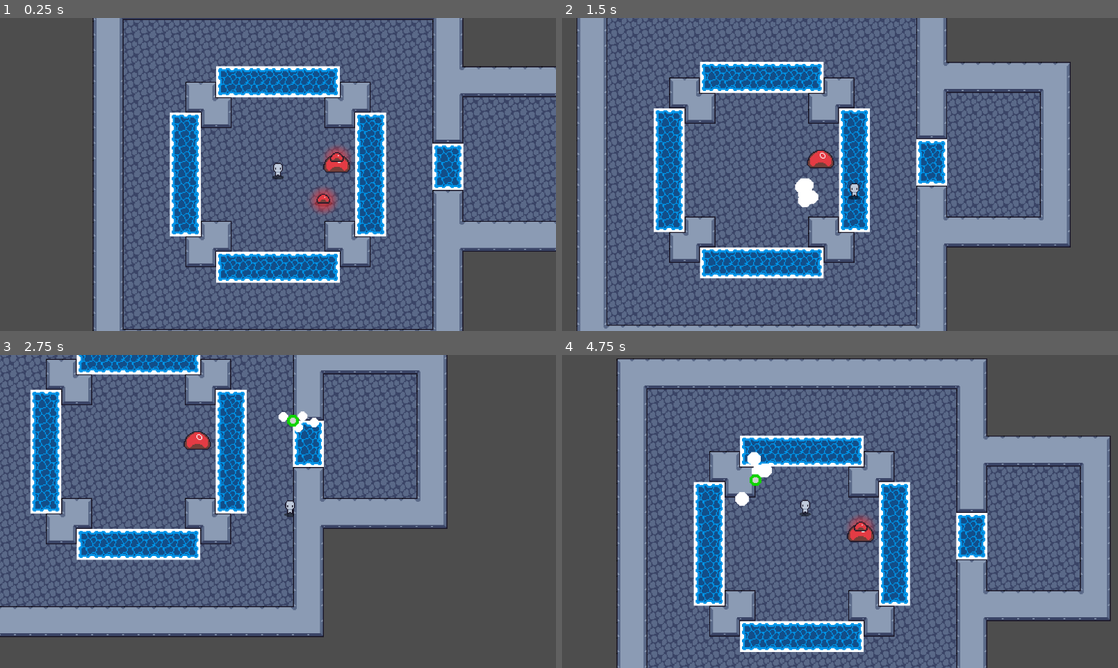
Above: before the commit, frames 1-4 (two rows, left to right).
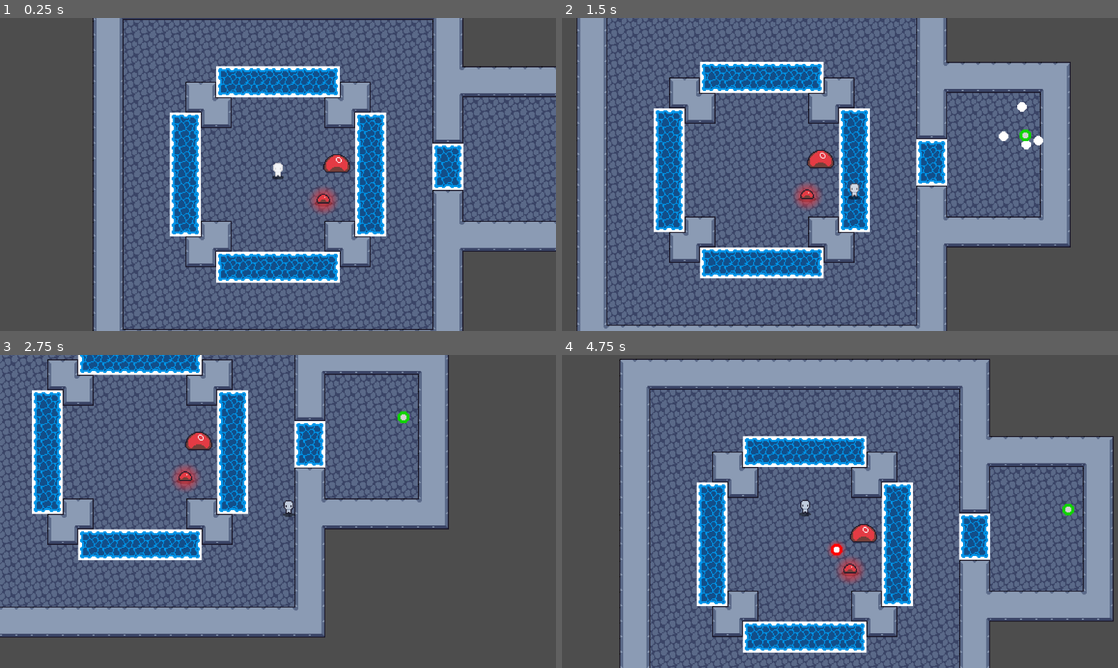
Above: after the commit, the same moments.

Repository: Atlinx/sgj-f2023
Game: Godot game, scene res://scenes/main.tscn
Same seed, same stepped clock (60 frames per second), same inputs: the game is played once before the commit and once after it.
Inputs (mouse positions are in pixels of both pictures, inside the frame that each line leads up to):
- Up to frame 1 (0.25 s): no input
- Up to frame 2 (1.5 s): tap Enter at 0.5 s; move the mouse to (962, 158) at 0.52 s; hold D (p1_right) 0.53-1.28 s; tap Space (p1_fire) at 0.6, 1.35 s; move the mouse to (728, 190) at 1.27 s; hold S (p1_down) from 1.28 s (still down)
- Up to frame 3 (2.75 s): move the mouse to (333, 442) at 2.02 s; release S (p1_down) at 2.03 s; hold D (p1_right) from 2.03 s (still down); tap Space (p1_fire) at 2.1 s
- Up to frame 4 (4.75 s): move the mouse to (812, 574) at 2.77 s; release D (p1_right) at 2.78 s; hold W (p1_up) 2.78-3.53 s; tap Space (p1_fire) at 2.85, 3.6, 4.35 s; move the mouse to (1006, 558) at 3.52 s; hold A (p1_left) from 3.53 s (still down); move the mouse to (673, 464) at 4.27 s

The runs differ from the first frame. In frame 1, 0.2% of the frame differs, in the area x 49-63%, y 40-51%; in frame 2, 0.6%; in frame 3, 20%; in frame 4, 33%, in the area x 9-100%, y 1-100%.

Commit message:
enemy bullet and sound

Diff:
--- /dev/null
+++ b/scenes/enemy_bullet.tscn
@@ -0,0 +1,15 @@
+[gd_scene load_steps=4 format=3 uid="uid://btp7yvej8wme4"]
+
+[ext_resource type="PackedScene" uid="uid://cmfu0ybbkg7tn" path="res://scenes/bullet.tscn" id="1_80urs"]
+[ext_resource type="Shader" path="res://materials/shaders/bullet.gdshader" id="2_f736a"]
+
+[sub_resource type="ShaderMaterial" id="ShaderMaterial_8mido"]
+resource_local_to_scene = true
+shader = ExtResource("2_f736a")
+shader_parameter/bullet_color = Color(1, 0, 0, 1)
+
+[node name="Bullet" instance=ExtResource("1_80urs")]
+team = 1
+
+[node name="Sprite2D" parent="." index="0"]
+material = SubResource("ShaderMaterial_8mido")
--- a/scenes/main.tscn
+++ b/scenes/main.tscn
@@ -7,6 +7,7 @@
 [ext_resource type="TileSet" uid="uid://da4oraw1aomg7" path="res://sprites/tiles.tres" id="4_n3wi7"]
 [ext_resource type="Texture2D" uid="uid://b1coun74gy26l" path="res://sprites/giant_slime.png" id="5_6ugq8"]
 [ext_resource type="Script" path="res://scripts/enemy_spawner.gd" id="6_t8xrf"]
+[ext_resource type="AudioStream" uid="uid://dy58atrg72ubh" path="res://scenes/Background Music 2.mp3" id="8_jpg50"]
 
 [node name="Main" type="Node"]
 
@@ -32,13 +33,18 @@
 [node name="Slime" parent="World/Level" instance=ExtResource("3_ojb2m")]
 position = Vector2(47, 27)
 
-[node name="Sprite2D" type="Sprite2D" parent="World/Level"]
+[node name="Sprite2D" type="Sprite2D" parent="World/Level" node_paths=PackedStringArray("tile_map")]
 position = Vector2(61, -16)
 texture = ExtResource("5_6ugq8")
 script = ExtResource("6_t8xrf")
 enemy_prefabs = Array[PackedScene]([ExtResource("3_ojb2m")])
 enemy_amount = Vector2i(1, 1)
 spawn_interval = Vector2i(3, 3)
+tile_map = NodePath("..")
 
 [node name="GameManager" type="Node" parent="."]
 script = ExtResource("4_0g5c8")
+
+[node name="AudioStreamPlayer" type="AudioStreamPlayer" parent="."]
+stream = ExtResource("8_jpg50")
+autoplay = true
--- a/scenes/player.tscn
+++ b/scenes/player.tscn
@@ -12,6 +12,7 @@
 [ext_resource type="Texture2D" uid="uid://chb2gw0u5bwmx" path="res://sprites/shadow.png" id="8_ab6rs"]
 [ext_resource type="Script" path="res://scripts/hitbox.gd" id="8_hbfkr"]
 [ext_resource type="Script" path="res://scenes/hit_fx.gd" id="12_tdb30"]
+[ext_resource type="AudioStream" uid="uid://yvuw5bxumh15" path="res://scenes/37161__volivieri__soccer-stomp-edited.wav" id="13_naion"]
 
 [sub_resource type="ShaderMaterial" id="ShaderMaterial_jki3l"]
 shader = ExtResource("1_rgjpx")
@@ -20,7 +21,7 @@
 
 [sub_resource type="CapsuleShape2D" id="CapsuleShape2D_0rqyo"]
 radius = 2.0
-height = 6.0
+height = 12.0
 
 [sub_resource type="CircleShape2D" id="CircleShape2D_euncd"]
 radius = 16.0
@@ -32,10 +33,11 @@
 _data = [Vector2(0, 1), 0.0, 0.0, 0, 0, Vector2(1, 0), -2.40338, 0.0, 0, 0]
 point_count = 2
 
-[node name="Player" type="CharacterBody2D"]
+[node name="Player" type="CharacterBody2D" node_paths=PackedStringArray("fire_sound")]
 collision_layer = 32
 collision_mask = 16
 script = ExtResource("1_co7fm")
+fire_sound = NodePath("AudioStreamPlayer")
 bullet_prefab = ExtResource("2_age5k")
 speed = 128.0
 
@@ -98,4 +100,7 @@
 flash_curve = SubResource("Curve_k2jw1")
 flash_duration = 0.5
 
+[node name="AudioStreamPlayer" type="AudioStreamPlayer" parent="."]
+stream = ExtResource("13_naion")
+
 [connection signal="death" from="Health" to="DeathFx" method="on_death"]
--- a/scenes/slime.tscn
+++ b/scenes/slime.tscn
@@ -8,6 +8,7 @@
 [ext_resource type="Script" path="res://scripts/ai_movement.gd" id="5_mdci3"]
 [ext_resource type="Texture2D" uid="uid://chb2gw0u5bwmx" path="res://sprites/shadow.png" id="6_dd0s1"]
 [ext_resource type="Texture2D" uid="uid://ddkd5dp5f6mrs" path="res://sprites/glow.png" id="7_5qlwr"]
+[ext_resource type="PackedScene" uid="uid://btp7yvej8wme4" path="res://scenes/enemy_bullet.tscn" id="7_aljrs"]
 [ext_resource type="Script" path="res://scripts/damage_box.gd" id="8_rc48p"]
 
 [sub_resource type="CircleShape2D" id="CircleShape2D_h8j63"]
@@ -65,6 +66,7 @@
 entity_body = NodePath("..")
 detection_area = NodePath("../DetectionArea2D")
 navigation_agent = NodePath("../NavigationAgent2D")
+bullet_prefab = ExtResource("7_aljrs")
 
 [node name="Shadow" type="Sprite2D" parent="."]
 self_modulate = Color(0, 0, 0, 0.494118)
--- a/scripts/ai_movement.gd
+++ b/scripts/ai_movement.gd
@@ -5,6 +5,9 @@
 @export var navigation_agent: NavigationAgent2D
 @export var speed: float = 64
 @export var update_position_interval: float = 1
+@export var bullet_prefab: PackedScene
+@export var fire_interval = 1
+var _fire_timer: float = 0
 
 var _update_position_timer: float = 0
 var _player: Node2D
@@ -31,6 +34,14 @@
 		if _update_position_timer > update_position_interval:
 			navigation_agent.target_position = _player.global_position
 			_update_position_timer -= update_position_interval
+		if _fire_timer <= 0:
+			var bullet_inst: Bullet = bullet_prefab.instantiate()
+			get_parent().add_child(bullet_inst)
+			var direction = (_player.global_position - entity_body.global_position).normalized()
+			bullet_inst.construct(entity_body, entity_body.global_position, direction)
+			_fire_timer = fire_interval
+		else:
+			_fire_timer -= delta
 
 
 func _physics_process(delta):
--- a/scripts/enemy_spawner.gd
+++ b/scripts/enemy_spawner.gd
@@ -1,9 +1,9 @@
 extends Node2D
-
 
 @export var enemy_prefabs: Array[PackedScene]
 @export var enemy_amount = Vector2i(1, 5)
 @export var spawn_interval = Vector2i(3, 5)
+@export var tile_map: TileMap
 
 var _spawn_timer: float = 0
 
@@ -11,11 +11,19 @@
 	if _spawn_timer <= 0:
 		_spawn_timer = randf_range(spawn_interval.x, spawn_interval.y)
 		var enemy_count = randi_range(enemy_amount.x, enemy_amount.y)
-		for i in enemy_count:
+
+		for i in range(enemy_count):
 			var enemy_index = randi() % enemy_prefabs.size()
 			var enemy = enemy_prefabs[enemy_index]
 			var enemy_inst: Node2D = enemy.instantiate()
-			add_child(enemy_inst)
-			enemy_inst.global_position = global_position
+
+			var used_cells = tile_map.get_used_cells(0)
+			if used_cells.size() > 0:
+				var random_cell = used_cells[randi() % used_cells.size()]
+				var global_position = tile_map.map_to_local(random_cell * tile_map.tile_set.tile_size)
+				enemy_inst.global_position = global_position
+				add_child(enemy_inst)
+				print("1111")
+
 	else:
 		_spawn_timer -= delta
--- a/scripts/player.gd
+++ b/scripts/player.gd
@@ -1,7 +1,7 @@
 extends CharacterBody2D
 class_name Player
 
-
+@export var fire_sound : AudioStreamPlayer
 @export var bullet_prefab: PackedScene
 @export var speed: float = 300.0
 @export var has_shot: bool = true
@@ -14,6 +14,7 @@
 		var direction = (get_global_mouse_position() - global_position).normalized()
 		bullet_inst.construct(self, global_position, direction)
 		has_shot = false
+		fire_sound.play()
 
 
 func _physics_process(delta):
Not shown, added: scenes/37161__volivieri__soccer-stomp-edited.wav.import
Not shown, added: scenes/Background Music 2.mp3.import
Not shown: 1 places in scenes/main.tscn that only renumber resources
Not shown: 1 places in scenes/player.tscn that only renumber resources
Empty file added: scenes/slime.gd
Not shown: 1 places in scenes/slime.tscn that only renumber resources
Not shown, added: scenes/37161__volivieri__soccer-stomp-edited.wav
Not shown, added: scenes/Background Music 2.mp3
